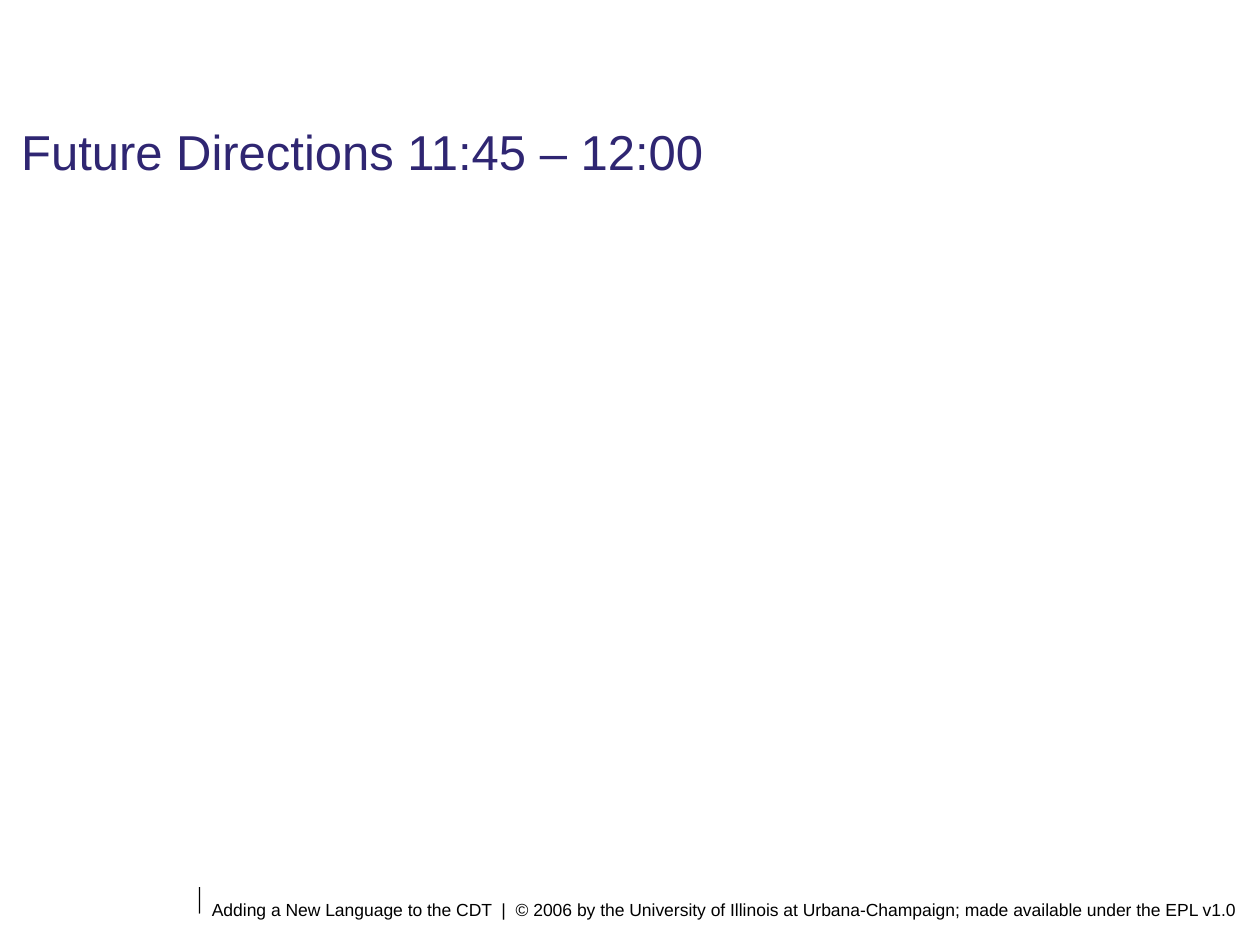
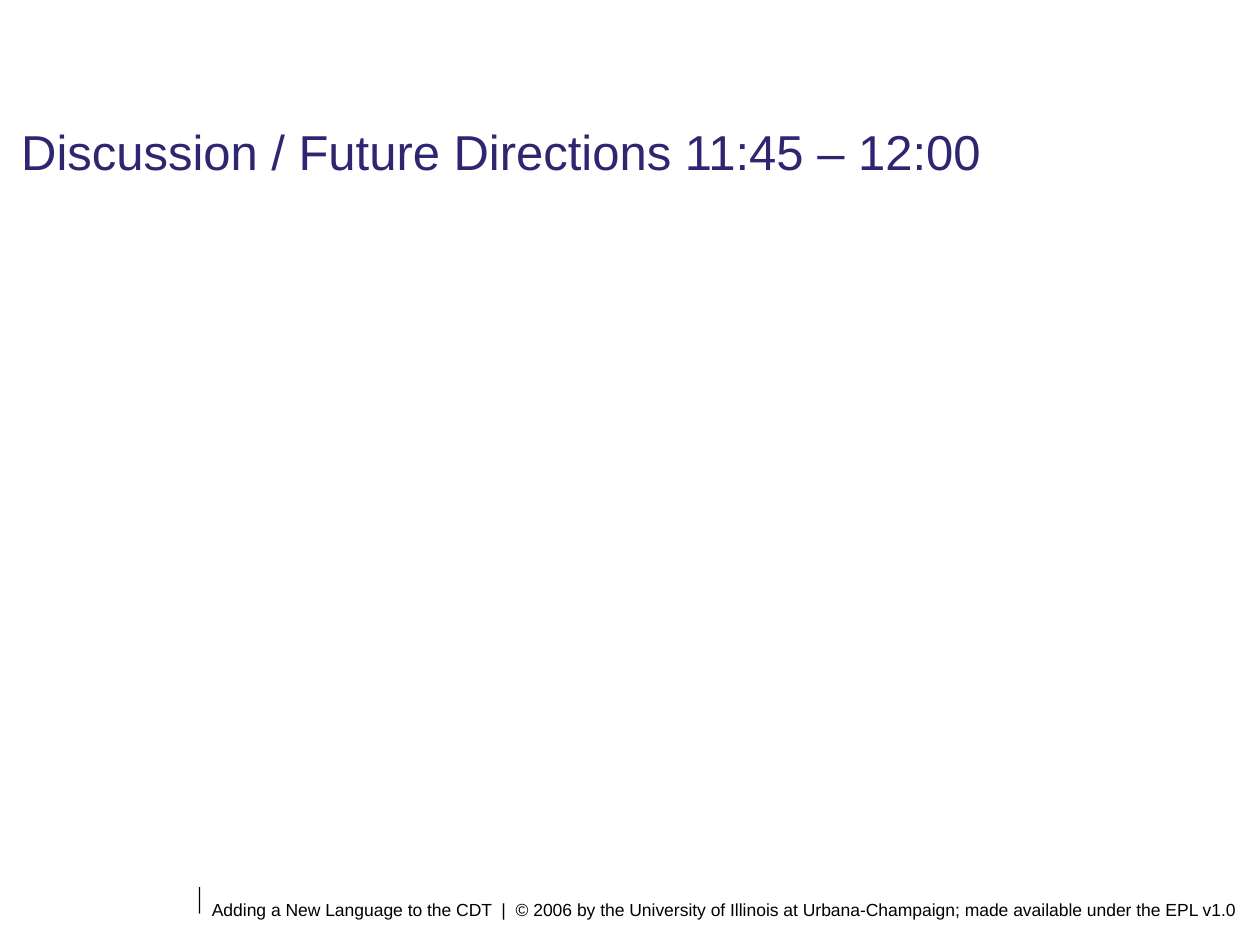
Before and after one commit to eclipse-ptp/ptp.photran, a slide deck: slide 1 of org.eclipse.photran-dev-docs/eclipsecon-2006/future-directions.odp. Drawn at 1260x945 pixels with LibreOffice and Linux fonts; fonts in the diff are those of the drawing; background and template pictures are left out. Boxes give left, top, right and bottom in pixels: in the first picture for what was removed or moved away, otherwise in the second. Text is boxed around its words. In the diff, an @@ line names an element or a change of style, - is before the commit and + after.

```diff
--- a/org.eclipse.photran-dev-docs/eclipsecon-2006/future-directions.odp
+++ b/org.eclipse.photran-dev-docs/eclipsecon-2006/future-directions.odp
@@ title at [21,134,981,171]: text changed @@
-Future Directions 11:45 – 12:00
+Discussion / Future Directions 11:45 – 12:00
```
Also in this commit, not shown: 4 other files.
